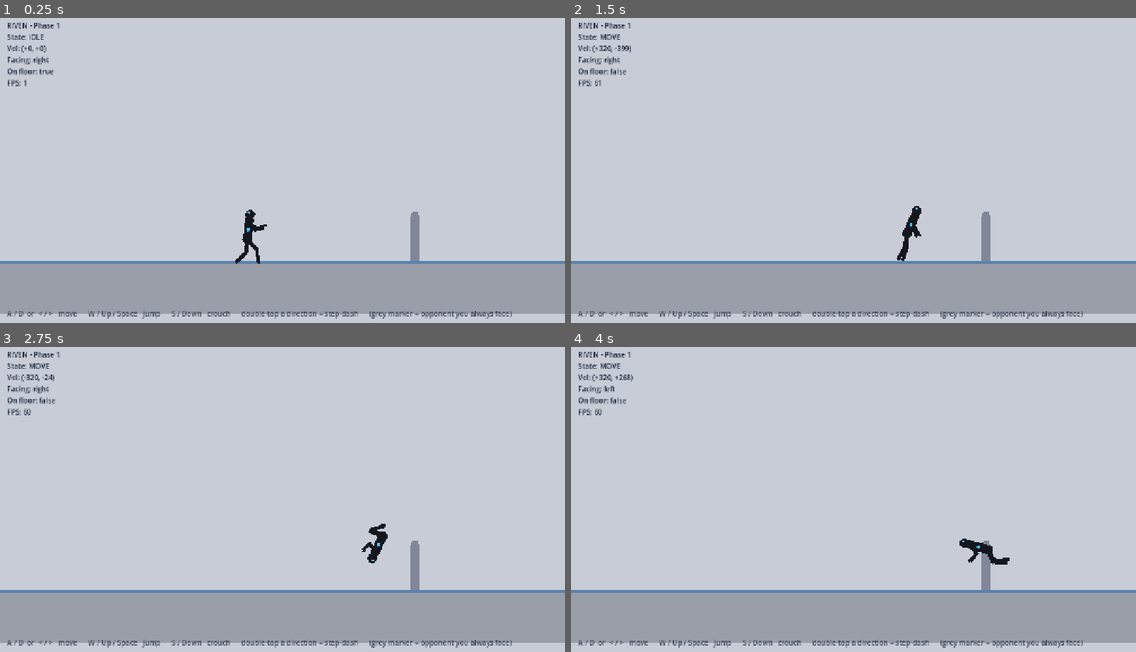
Above: before the commit, frames 1-4 (two rows, left to right).
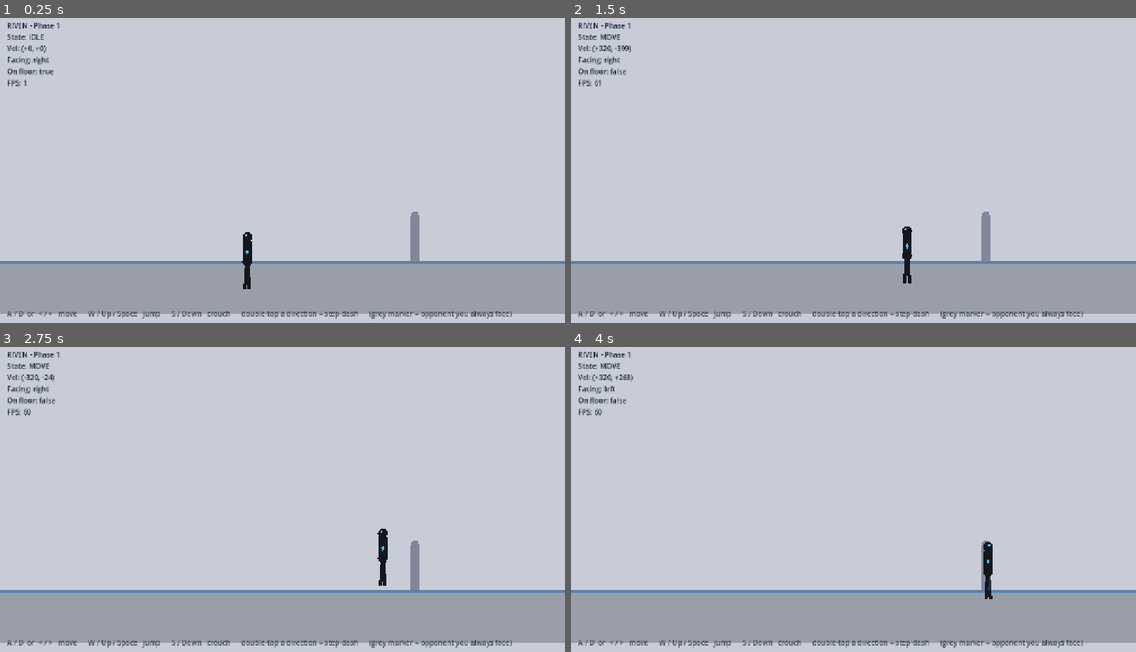
Above: after the commit, the same moments.

Repository: RJL-Marquez/RIVEN
Game: Godot game, scene res://scenes/Arena.tscn
Two runs of this game, one before a commit and one after it. Both use one fixed random seed, a clock stepped at 60 frames per second and the inputs below.
Inputs:
- Up to frame 1 (0.25 s): no input
- Up to frame 2 (1.5 s): tap Enter at 0.5 s; hold S (crouch) 0.53-1.28 s; hold D (move_right) from 0.53 s (still down); tap W (jump) at 0.77, 0.8, 1.07, 1.35 s
- Up to frame 3 (2.75 s): tap W (jump) at 1.52, 1.82, 2.3 s; tap S (crouch) at 1.55 s; release D (move_right) at 2.03 s; hold A (move_left) from 2.03 s (still down); tap J (attack) at 2.1 s
- Up to frame 4 (4 s): release A (move_left) at 2.78 s; hold D (move_right) from 2.78 s (still down); tap L (block) at 2.85 s; tap W (jump) at 3.02, 3.32, 3.77, 3.8 s; tap S (crouch) at 3.05 s; hold S (crouch) from 3.53 s (still down)

The runs differ from the first frame. In frame 1, 0.4% of the frame differs, in the area x 41-48%, y 62-89%; in frame 2, 0.3%; in frame 3, 0.4%; in frame 4, 0.4%, in the area x 68-78%, y 62-83%.

Commit message:
Phase 1: bake rig into scene nodes + AnimationPlayer for visual keyframing
Convert the fighter from a procedurally-posed rig to a real scene-node rig so
the moves can be keyframed visually in Godot's Animation panel:

- tools/build_rig_scene.gd generates Fighter.tscn with the bones as actual
  nodes (Rig > Root > pelvis > torso/head/arms/legs, each with a Polygon2D),
  plus an AnimationPlayer holding an animation slot per state (idle seeded with
  a sway; the rest are stubs to author).
- Root is a dedicated node for whole-body spins/position (flips, rolls,
  handspring); individual bones pose the limbs.
- fighter.gd now plays the animation matching each state (idle/walk/crouch/
  prejump/jump/land/lunge/handspring/airflip/roll) and handles movement/travel;
  the procedural posing (fighter_rig.gd) is retired but kept for reference.
- docs/TUNING.md rewritten as a keyframing guide.

Co-Authored-By: Claude Opus 4.8 <noreply@anthropic.com>

Diff:
--- a/actors/fighter/Fighter.tscn
+++ b/actors/fighter/Fighter.tscn
@@ -1,19 +1,296 @@
-[gd_scene load_steps=4 format=3]
-
-[ext_resource type="Script" path="res://actors/fighter/fighter.gd" id="1"]
-[ext_resource type="Script" path="res://actors/fighter/fighter_rig.gd" id="2"]
-
-[sub_resource type="CapsuleShape2D" id="cap"]
+[gd_scene format=3]
+
+[ext_resource type="Script" path="res://actors/fighter/fighter.gd" id="1_72gs3"]
+
+[sub_resource type="CapsuleShape2D" id="CapsuleShape2D_q78e4"]
 radius = 16.0
 height = 100.0
 
-[node name="Fighter" type="CharacterBody2D"]
-script = ExtResource("1")
-
-[node name="CollisionShape2D" type="CollisionShape2D" parent="."]
+[sub_resource type="Animation" id="Animation_l7ew3"]
+length = 0.6
+tracks/0/type = "value"
+tracks/0/imported = false
+tracks/0/enabled = true
+tracks/0/path = NodePath("Rig/Root:rotation")
+tracks/0/interp = 1
+tracks/0/loop_wrap = true
+tracks/0/keys = {
+"times": PackedFloat32Array(0),
+"transitions": PackedFloat32Array(1),
+"update": 0,
+"values": [0.0]
+}
+
+[sub_resource type="Animation" id="Animation_82kcb"]
+length = 0.6
+tracks/0/type = "value"
+tracks/0/imported = false
+tracks/0/enabled = true
+tracks/0/path = NodePath("Rig/Root:rotation")
+tracks/0/interp = 1
+tracks/0/loop_wrap = true
+tracks/0/keys = {
+"times": PackedFloat32Array(0),
+"transitions": PackedFloat32Array(1),
+"update": 0,
+"values": [0.0]
+}
+
+[sub_resource type="Animation" id="Animation_75iw0"]
+length = 0.6
+tracks/0/type = "value"
+tracks/0/imported = false
+tracks/0/enabled = true
+tracks/0/path = NodePath("Rig/Root:rotation")
+tracks/0/interp = 1
+tracks/0/loop_wrap = true
+tracks/0/keys = {
+"times": PackedFloat32Array(0),
+"transitions": PackedFloat32Array(1),
+"update": 0,
+"values": [0.0]
+}
+
+[sub_resource type="Animation" id="Animation_iexiq"]
+length = 1.4
+loop_mode = 1
+tracks/0/type = "value"
+tracks/0/imported = false
+tracks/0/enabled = true
+tracks/0/path = NodePath("Rig/Root/pelvis/torso:rotation")
+tracks/0/interp = 1
+tracks/0/loop_wrap = true
+tracks/0/keys = {
+"times": PackedFloat32Array(0, 0.7, 1.4),
+"transitions": PackedFloat32Array(1, 1, 1),
+"update": 0,
+"values": [-1.5707963267948966, -1.5184364492350666, -1.5707963267948966]
+}
+
+[sub_resource type="Animation" id="Animation_yk367"]
+length = 0.6
+tracks/0/type = "value"
+tracks/0/imported = false
+tracks/0/enabled = true
+tracks/0/path = NodePath("Rig/Root:rotation")
+tracks/0/interp = 1
+tracks/0/loop_wrap = true
+tracks/0/keys = {
+"times": PackedFloat32Array(0),
+"transitions": PackedFloat32Array(1),
+"update": 0,
+"values": [0.0]
+}
+
+[sub_resource type="Animation" id="Animation_go0fw"]
+length = 0.6
+tracks/0/type = "value"
+tracks/0/imported = false
+tracks/0/enabled = true
+tracks/0/path = NodePath("Rig/Root:rotation")
+tracks/0/interp = 1
+tracks/0/loop_wrap = true
+tracks/0/keys = {
+"times": PackedFloat32Array(0),
+"transitions": PackedFloat32Array(1),
+"update": 0,
+"values": [0.0]
+}
+
+[sub_resource type="Animation" id="Animation_lyinm"]
+length = 0.6
+tracks/0/type = "value"
+tracks/0/imported = false
+tracks/0/enabled = true
+tracks/0/path = NodePath("Rig/Root:rotation")
+tracks/0/interp = 1
+tracks/0/loop_wrap = true
+tracks/0/keys = {
+"times": PackedFloat32Array(0),
+"transitions": PackedFloat32Array(1),
+"update": 0,
+"values": [0.0]
+}
+
+[sub_resource type="Animation" id="Animation_gtv2l"]
+length = 0.6
+tracks/0/type = "value"
+tracks/0/imported = false
+tracks/0/enabled = true
+tracks/0/path = NodePath("Rig/Root:rotation")
+tracks/0/interp = 1
+tracks/0/loop_wrap = true
+tracks/0/keys = {
+"times": PackedFloat32Array(0),
+"transitions": PackedFloat32Array(1),
+"update": 0,
+"values": [0.0]
+}
+
+[sub_resource type="Animation" id="Animation_1ghra"]
+length = 0.6
+tracks/0/type = "value"
+tracks/0/imported = false
+tracks/0/enabled = true
+tracks/0/path = NodePath("Rig/Root:rotation")
+tracks/0/interp = 1
+tracks/0/loop_wrap = true
+tracks/0/keys = {
+"times": PackedFloat32Array(0),
+"transitions": PackedFloat32Array(1),
+"update": 0,
+"values": [0.0]
+}
+
+[sub_resource type="Animation" id="Animation_euc1n"]
+length = 0.6
+tracks/0/type = "value"
+tracks/0/imported = false
+tracks/0/enabled = true
+tracks/0/path = NodePath("Rig/Root:rotation")
+tracks/0/interp = 1
+tracks/0/loop_wrap = true
+tracks/0/keys = {
+"times": PackedFloat32Array(0),
+"transitions": PackedFloat32Array(1),
+"update": 0,
+"values": [0.0]
+}
+
+[sub_resource type="AnimationLibrary" id="AnimationLibrary_2v50a"]
+_data = {
+&"airflip": SubResource("Animation_l7ew3"),
+&"crouch": SubResource("Animation_82kcb"),
+&"handspring": SubResource("Animation_75iw0"),
+&"idle": SubResource("Animation_iexiq"),
+&"jump": SubResource("Animation_yk367"),
+&"land": SubResource("Animation_go0fw"),
+&"lunge": SubResource("Animation_lyinm"),
+&"prejump": SubResource("Animation_gtv2l"),
+&"roll": SubResource("Animation_1ghra"),
+&"walk": SubResource("Animation_euc1n")
+}
+
+[node name="Fighter" type="CharacterBody2D" unique_id=377766008]
+script = ExtResource("1_72gs3")
+
+[node name="CollisionShape2D" type="CollisionShape2D" parent="." unique_id=643750614]
 position = Vector2(0, -50)
-shape = SubResource("cap")
-
-[node name="Rig" type="Node2D" parent="."]
-script = ExtResource("2")
-accent_color = Color(0.286, 0.761, 1, 1)
+shape = SubResource("CapsuleShape2D_q78e4")
+
+[node name="Rig" type="Node2D" parent="." unique_id=858824927]
+
+[node name="Root" type="Node2D" parent="Rig" unique_id=273805289]
+
+[node name="pelvis" type="Node2D" parent="Rig/Root" unique_id=1357598364]
+
+[node name="torso" type="Node2D" parent="Rig/Root/pelvis" unique_id=1557795390]
+rotation = -1.5707964
+
+[node name="vis" type="Polygon2D" parent="Rig/Root/pelvis/torso" unique_id=1048539926]
+z_index = 5
+z_as_relative = false
+color = Color(0.08235294, 0.09019608, 0.12156863, 1)
+polygon = PackedVector2Array(6.123032e-16, 10, -5, 8.660254, -8.660254, 5, -10, 1.2246064e-15, -8.660254, -5, -5, -8.660254, -1.8369095e-15, -10, 44, -10, 49, -8.660254, 52.660255, -5, 54, 0, 52.660255, 5, 49, 8.660254, 44, 10)
+
+[node name="upper_arm_back" type="Node2D" parent="Rig/Root/pelvis/torso" unique_id=512738236]
+position = Vector2(38, 0)
+rotation = 3.2288592
+
+[node name="vis" type="Polygon2D" parent="Rig/Root/pelvis/torso/upper_arm_back" unique_id=27602514]
+z_as_relative = false
+color = Color(0.08235294, 0.09019608, 0.12156863, 1)
+polygon = PackedVector2Array(2.1430611e-16, 3.5, -1.75, 3.0310888, -3.0310888, 1.75, -3.5, 4.2861222e-16, -3.0310888, -1.75, -1.75, -3.0310888, -6.4291834e-16, -3.5, 22, -3.5, 23.75, -3.0310888, 25.03109, -1.75, 25.5, 0, 25.03109, 1.75, 23.75, 3.0310888, 22, 3.5)
+
+[node name="lower_arm_back" type="Node2D" parent="Rig/Root/pelvis/torso/upper_arm_back" unique_id=123791256]
+position = Vector2(22, 0)
+rotation = 0.13962634
+
+[node name="vis" type="Polygon2D" parent="Rig/Root/pelvis/torso/upper_arm_back/lower_arm_back" unique_id=981187323]
+z_as_relative = false
+color = Color(0.08235294, 0.09019608, 0.12156863, 1)
+polygon = PackedVector2Array(1.8369095e-16, 3, -1.5, 2.598076, -2.598076, 1.5, -3, 3.673819e-16, -2.598076, -1.5, -1.5, -2.598076, -5.5107286e-16, -3, 20, -3, 21.5, -2.598076, 22.598076, -1.5, 23, 0, 22.598076, 1.5, 21.5, 2.598076, 20, 3)
+
+[node name="upper_arm_front" type="Node2D" parent="Rig/Root/pelvis/torso" unique_id=1270657760]
+position = Vector2(38, 0)
+rotation = 3.0543263
+
+[node name="vis" type="Polygon2D" parent="Rig/Root/pelvis/torso/upper_arm_front" unique_id=331332482]
+z_index = 10
+z_as_relative = false
+color = Color(0.08235294, 0.09019608, 0.12156863, 1)
+polygon = PackedVector2Array(2.1430611e-16, 3.5, -1.75, 3.0310888, -3.0310888, 1.75, -3.5, 4.2861222e-16, -3.0310888, -1.75, -1.75, -3.0310888, -6.4291834e-16, -3.5, 22, -3.5, 23.75, -3.0310888, 25.03109, -1.75, 25.5, 0, 25.03109, 1.75, 23.75, 3.0310888, 22, 3.5)
+
+[node name="lower_arm_front" type="Node2D" parent="Rig/Root/pelvis/torso/upper_arm_front" unique_id=1506797544]
+position = Vector2(22, 0)
+rotation = 0.13962634
+
+[node name="vis" type="Polygon2D" parent="Rig/Root/pelvis/torso/upper_arm_front/lower_arm_front" unique_id=1645379989]
+z_index = 10
+z_as_relative = false
+color = Color(0.08235294, 0.09019608, 0.12156863, 1)
+polygon = PackedVector2Array(1.8369095e-16, 3, -1.5, 2.598076, -2.598076, 1.5, -3, 3.673819e-16, -2.598076, -1.5, -1.5, -2.598076, -5.5107286e-16, -3, 20, -3, 21.5, -2.598076, 22.598076, -1.5, 23, 0, 22.598076, 1.5, 21.5, 2.598076, 20, 3)
+
+[node name="head" type="Node2D" parent="Rig/Root/pelvis/torso" unique_id=1916867155]
+position = Vector2(44, 0)
+
+[node name="vis" type="Polygon2D" parent="Rig/Root/pelvis/torso/head" unique_id=787362227]
+z_index = 13
+z_as_relative = false
+color = Color(0.08235294, 0.09019608, 0.12156863, 1)
+polygon = PackedVector2Array(23, 0, 22.162674, 4.2095175, 19.778175, 7.7781744, 16.209518, 10.162675, 12, 11, 7.7904825, 10.162675, 4.2218256, 7.7781744, 1.8373251, 4.2095175, 1, 1.347067e-15, 1.8373251, -4.2095175, 4.2218256, -7.7781744, 7.7904825, -10.162675, 12, -11, 16.209518, -10.162675, 19.778175, -7.7781744, 22.162674, -4.2095175)
+
+[node name="eye" type="Polygon2D" parent="Rig/Root/pelvis/torso/head" unique_id=193804278]
+z_index = 22
+z_as_relative = false
+color = Color(0.28627452, 0.7607843, 1, 1)
+polygon = PackedVector2Array(18.6, -3, 18.402086, -2.005023, 17.838478, -1.1615225, 16.994976, -0.59791327, 16, -0.4000001, 15.005023, -0.59791327, 14.161523, -1.1615225, 13.597914, -2.005023, 13.4, -3, 13.597914, -3.994977, 14.161523, -4.8384776, 15.005023, -5.4020867, 16, -5.6, 16.994976, -5.4020867, 17.838478, -4.8384776, 18.402086, -3.994977)
+
+[node name="gem" type="Polygon2D" parent="Rig/Root/pelvis/torso" unique_id=4050799]
+z_index = 23
+z_as_relative = false
+color = Color(0.28627452, 0.7607843, 1, 1)
+polygon = PackedVector2Array(22, -4, 28, 0, 22, 4, 16, 0)
+
+[node name="upper_leg_back" type="Node2D" parent="Rig/Root/pelvis" unique_id=220990400]
+rotation = 1.6580628
+
+[node name="vis" type="Polygon2D" parent="Rig/Root/pelvis/upper_leg_back" unique_id=1915449371]
+z_as_relative = false
+color = Color(0.08235294, 0.09019608, 0.12156863, 1)
+polygon = PackedVector2Array(2.7553643e-16, 4.5, -2.25, 3.8971143, -3.8971143, 2.25, -4.5, 5.5107286e-16, -3.8971143, -2.25, -2.25, -3.8971143, -8.266093e-16, -4.5, 30, -4.5, 32.25, -3.8971143, 33.897114, -2.25, 34.5, 0, 33.897114, 2.25, 32.25, 3.8971143, 30, 4.5)
+
+[node name="lower_leg_back" type="Node2D" parent="Rig/Root/pelvis/upper_leg_back" unique_id=2026567947]
+position = Vector2(30, 0)
+
+[node name="vis" type="Polygon2D" parent="Rig/Root/pelvis/upper_leg_back/lower_leg_back" unique_id=133990940]
+z_as_relative = false
+color = Color(0.08235294, 0.09019608, 0.12156863, 1)
+polygon = PackedVector2Array(2.4492127e-16, 4, -2, 3.4641016, -3.4641016, 2, -4, 4.8984254e-16, -3.4641016, -2, -2, -3.4641016, -7.347638e-16, -4, 30, -4, 32, -3.4641016, 33.4641, -2, 34, 0, 33.4641, 2, 32, 3.4641016, 30, 4)
+
+[node name="upper_leg_front" type="Node2D" parent="Rig/Root/pelvis" unique_id=1202085290]
+rotation = 1.4835298
+
+[node name="vis" type="Polygon2D" parent="Rig/Root/pelvis/upper_leg_front" unique_id=557179120]
+z_index = 10
+z_as_relative = false
+color = Color(0.08235294, 0.09019608, 0.12156863, 1)
+polygon = PackedVector2Array(2.7553643e-16, 4.5, -2.25, 3.8971143, -3.8971143, 2.25, -4.5, 5.5107286e-16, -3.8971143, -2.25, -2.25, -3.8971143, -8.266093e-16, -4.5, 30, -4.5, 32.25, -3.8971143, 33.897114, -2.25, 34.5, 0, 33.897114, 2.25, 32.25, 3.8971143, 30, 4.5)
+
+[node name="lower_leg_front" type="Node2D" parent="Rig/Root/pelvis/upper_leg_front" unique_id=1437171210]
+position = Vector2(30, 0)
+
+[node name="vis" type="Polygon2D" parent="Rig/Root/pelvis/upper_leg_front/lower_leg_front" unique_id=794780049]
+z_index = 10
+z_as_relative = false
+color = Color(0.08235294, 0.09019608, 0.12156863, 1)
+polygon = PackedVector2Array(2.4492127e-16, 4, -2, 3.4641016, -3.4641016, 2, -4, 4.8984254e-16, -3.4641016, -2, -2, -3.4641016, -7.347638e-16, -4, 30, -4, 32, -3.4641016, 33.4641, -2, 34, 0, 33.4641, 2, 32, 3.4641016, 30, 4)
+
+[node name="hip" type="Polygon2D" parent="Rig/Root/pelvis" unique_id=1113228621]
+z_index = 4
+z_as_relative = false
+color = Color(0.08235294, 0.09019608, 0.12156863, 1)
+polygon = PackedVector2Array(11, 0, 10.162675, 4.2095175, 7.7781744, 7.7781744, 4.2095175, 10.162675, 6.735335e-16, 11, -4.2095175, 10.162675, -7.7781744, 7.7781744, -10.162675, 4.2095175, -11, 1.347067e-15, -10.162675, -4.2095175, -7.7781744, -7.7781744, -4.2095175, -10.162675, -2.0206005e-15, -11, 4.2095175, -10.162675, 7.7781744, -7.7781744, 10.162675, -4.2095175)
+
+[node name="AnimationPlayer" type="AnimationPlayer" parent="." unique_id=1099166126]
+libraries/ = SubResource("AnimationLibrary_2v50a")
--- a/actors/fighter/fighter.gd
+++ b/actors/fighter/fighter.gd
@@ -1,15 +1,15 @@
 class_name Fighter
 extends CharacterBody2D
-## Phase 1 fighter: grounded, deliberate movement plus acrobatic special
-## maneuvers triggered by input combos (all relative to facing, which is
-## opponent-relative):
-##   double-tap forward  -> lunge
-##   double-tap back     -> back handspring (flick)
-##   jump + forward      -> front flip (airborne)
-##   jump + back         -> back flip (airborne)
-##   crouch + forward    -> front roll (grounded)
-##   crouch + back       -> back roll (grounded, faster)
-## Each maneuver is a data-driven DashStyle asset in actors/fighter/moves/.
+## Phase 1 fighter. Movement, state machine, and the input-combo special moves
+## live here; the POSES are authored visually in the AnimationPlayer (one
+## animation per state: idle / walk / crouch / prejump / jump / land / lunge /
+## handspring / airflip / roll). This script just plays the animation that
+## matches the current state and moves the body.
+##
+## Input combos (relative to facing, which is opponent-relative):
+##   double-tap forward / back -> lunge / back handspring
+##   jump + forward / back     -> front / back flip
+##   crouch + forward / back   -> front / back roll
 
 @export_group("Movement feel")
 @export var walk_speed := 190.0
@@ -35,21 +35,20 @@
 enum State { IDLE, WALK, CROUCH, PREJUMP, JUMP, MOVE, LAND }
 
 const MOVES := "res://actors/fighter/moves/"
-const HANDSPRING_TRAVEL := 264.0   # 2 * FighterRig.FLIP_LEN; baked in at move end
 
 var facing := 1
 var state: State = State.IDLE
 
 var _state_time := 0.0
 var _dash_dir := 1
-var _spin_sign := 1
 var _active: DashStyle
 var _launched := false
 var _time := 0.0
 var _last_tap := {-1: -999.0, 1: -999.0}
 var _opponent: Node2D
 
-@onready var rig: FighterRig = $Rig
+@onready var rig: Node2D = $Rig
+@onready var anim: AnimationPlayer = $AnimationPlayer
 
 func _ready() -> void:
 	if opponent_path != NodePath(""):
@@ -93,7 +92,6 @@
 	var d := -1 if move < 0.0 else 1
 	var has_dir := absf(move) > 0.3
 
-	# double-tap a direction -> lunge (forward) / back handspring (back)
 	for dir in [-1, 1]:
 		var action := "move_left" if dir == -1 else "move_right"
 		if Input.is_action_just_pressed(action):
@@ -102,12 +100,10 @@
 				return true
 			_last_tap[dir] = _time
 
-	# jump + direction -> front / back flip (airborne)
 	if has_dir and Input.is_action_just_pressed("jump"):
 		_start_move(move_air_flip, d)
 		return true
 
-	# crouch + direction -> front / back roll (grounded)
 	if has_dir and Input.is_action_just_pressed("crouch"):
 		_start_move(move_roll_fwd if d == facing else move_roll_back, d)
 		return true
@@ -117,9 +113,7 @@
 func _start_move(m: DashStyle, dir: int) -> void:
 	_active = m
 	_dash_dir = dir
-	_spin_sign = dir
-	# Airborne moves (flips) wind up with a short crouch before launching;
-	# grounded moves start immediately.
+	# Airborne moves (flips) wind up with a short crouch before launching.
 	_launched = m.up <= 0.0
 	velocity.x = (dir * m.speed) if m.up <= 0.0 else 0.0
 	_set_state(State.MOVE)
@@ -168,7 +162,6 @@
 	var s := _active
 	var airborne := s.up > 0.0
 
-	# Airborne moves get a short crouch wind-up before launch (gather momentum).
 	if airborne and not _launched:
 		velocity.x = 0.0
 		if _state_time >= prejump_time:
@@ -177,32 +170,16 @@
 			_launched = true
 		return
 
-	if s.spin > 0.0:
-		var dur := (2.0 * s.up / gravity) if airborne else s.time
-		var elapsed := (_state_time - prejump_time) if airborne else _state_time
-		var prog := clampf(elapsed / maxf(dur, 0.05), 0.0, 1.0)
-		rig.set_spin(float(_spin_sign) * s.spin * TAU * prog)
 	if airborne:
 		velocity.x = _dash_dir * s.speed
 		if (_state_time - prejump_time) > 0.1 and is_on_floor() and velocity.y >= 0.0:
-			rig.set_spin(0.0)
 			_set_state(State.LAND)
 	else:
-		if s.kind == "handspring":
-			# Travel comes from the glued-hands pivot geometry (the rig moves the
-			# visual across the floor); bake that displacement into the body at
-			# the end so the collision follows without a mid-move slide.
-			velocity.x = 0.0
-			if _state_time > s.time:
-				position.x += HANDSPRING_TRAVEL * float(_spin_sign)
-				rig.set_spin(0.0)
-				_set_state(State.IDLE)
-		elif _state_time <= s.time:
+		if _state_time <= s.time:
 			velocity.x = _dash_dir * s.speed
 		elif _state_time <= s.time + s.recovery:
 			velocity.x = 0.0
 		else:
-			rig.set_spin(0.0)
 			_set_state(State.IDLE)
 
 func _state_land() -> void:
@@ -222,15 +199,17 @@
 	rig.scale.x = facing
 
 func _update_anim() -> void:
+	var name := "idle"
 	match state:
-		State.WALK: rig.set_anim("walk")
-		State.CROUCH: rig.set_anim("crouch")
-		State.PREJUMP: rig.set_anim("prejump")
-		State.JUMP: rig.set_anim("jump")
-		State.MOVE:
-			if _active != null and _active.up > 0.0 and not _launched:
-				rig.set_anim("prejump")
-			else:
-				rig.set_anim(_active.anim if _active else "idle")
-		State.LAND: rig.set_anim("land")
-		_: rig.set_anim("idle")
+		State.WALK: name = "walk"
+		State.CROUCH: name = "crouch"
+		State.PREJUMP: name = "prejump"
+		State.JUMP: name = "jump"
+		State.LAND: name = "land"
+		State.MOVE: name = (_active.anim if _active else "idle")
+		_: name = "idle"
+	_play(name)
+
+func _play(anim_name: String) -> void:
+	if anim.has_animation(anim_name) and anim.current_animation != anim_name:
+		anim.play(anim_name)
--- a/actors/fighter/moves/handspring.tres
+++ b/actors/fighter/moves/handspring.tres
@@ -5,8 +5,7 @@
 [resource]
 script = ExtResource("1_vwn1l")
 kind = "handspring"
-speed = 0.0
 time = 0.5
-recovery = 0.1
+recovery = 0.12
 spin = 1.0
 anim = "handspring"
--- /dev/null
+++ b/tools/build_rig_scene.gd
@@ -0,0 +1,169 @@
+extends SceneTree
+# One-shot: bake the fighter rig into a real scene-node hierarchy with an
+# AnimationPlayer, so the moves can be keyframed visually in the editor.
+# Run headlessly:
+#   Godot --headless --path <project> --script res://tools/build_rig_scene.gd
+#
+# Hierarchy produced (saved to res://actors/fighter/Fighter.tscn):
+#   Fighter (CharacterBody2D, fighter.gd)
+#     CollisionShape2D
+#     Rig (Node2D)           <- facing flip (scale.x) is applied here
+#       Root (Node2D)        <- keyframe this for whole-body spins / position
+#         pelvis ... torso/head/arms/legs (Node2D bones + Polygon2D visuals)
+#     AnimationPlayer        <- author move animations here (idle/walk/roll/...)
+
+const BODY := Color("#15171f")
+const ACCENT := Color("#49c2ff")
+const THIGH := 30.0
+const SHIN := 30.0
+
+const BONES := [
+	{"name": "pelvis",          "parent": "",               "pos": Vector2.ZERO,      "rest": 0.0,   "len": 0.0,   "w": 0.0},
+	{"name": "torso",           "parent": "pelvis",         "pos": Vector2.ZERO,      "rest": -90.0, "len": 44.0,  "w": 20.0},
+	{"name": "upper_arm_back",  "parent": "torso",          "pos": Vector2(38, 0),    "rest": 185.0, "len": 22.0,  "w": 7.0},
+	{"name": "lower_arm_back",  "parent": "upper_arm_back", "pos": Vector2(22, 0),    "rest": 8.0,   "len": 20.0,  "w": 6.0},
+	{"name": "upper_arm_front", "parent": "torso",          "pos": Vector2(38, 0),    "rest": 175.0, "len": 22.0,  "w": 7.0},
+	{"name": "lower_arm_front", "parent": "upper_arm_front","pos": Vector2(22, 0),    "rest": 8.0,   "len": 20.0,  "w": 6.0},
+	{"name": "upper_leg_back",  "parent": "pelvis",         "pos": Vector2.ZERO,      "rest": 95.0,  "len": THIGH, "w": 9.0},
+	{"name": "lower_leg_back",  "parent": "upper_leg_back", "pos": Vector2(THIGH, 0), "rest": 0.0,   "len": SHIN,  "w": 8.0},
+	{"name": "upper_leg_front", "parent": "pelvis",         "pos": Vector2.ZERO,      "rest": 85.0,  "len": THIGH, "w": 9.0},
+	{"name": "lower_leg_front", "parent": "upper_leg_front","pos": Vector2(THIGH, 0), "rest": 0.0,   "len": SHIN,  "w": 8.0},
+]
+
+const ANIMS := ["idle", "walk", "crouch", "prejump", "jump", "land", "lunge", "roll", "handspring", "airflip"]
+
+var _root: Node
+
+func _initialize() -> void:
+	var fighter := CharacterBody2D.new()
+	fighter.name = "Fighter"
+	fighter.set_script(load("res://actors/fighter/fighter.gd"))
+	_root = fighter
+
+	var col := CollisionShape2D.new()
+	col.name = "CollisionShape2D"
+	var cap := CapsuleShape2D.new()
+	cap.radius = 16.0
+	cap.height = 100.0
+	col.shape = cap
+	col.position = Vector2(0, -50)
+	fighter.add_child(col)
+
+	var rig := Node2D.new()
+	rig.name = "Rig"
+	fighter.add_child(rig)
+
+	var root := Node2D.new()
+	root.name = "Root"
+	rig.add_child(root)
+
+	var bones := {}
+	for b in BONES:
+		var node := Node2D.new()
+		node.name = b["name"]
+		var parent_node: Node2D = root if b["parent"] == "" else bones[b["parent"]]
+		parent_node.add_child(node)
+		node.position = b["pos"]
+		node.rotation = deg_to_rad(b["rest"])
+		bones[b["name"]] = node
+		if b["len"] > 0.0:
+			var poly := Polygon2D.new()
+			poly.name = "vis"
+			poly.polygon = _capsule(b["len"], b["w"])
+			poly.color = BODY
+			poly.z_as_relative = false
+			poly.z_index = _z_for(b["name"])
+			node.add_child(poly)
+
+	# Hip fill
+	_add_poly(bones["pelvis"], "hip", _circle(11.0, Vector2.ZERO), BODY, 4)
+	# Head + accent eye
+	var head := Node2D.new()
+	head.name = "head"
+	bones["torso"].add_child(head)
+	head.position = Vector2(44, 0)
+	bones["head"] = head
+	_add_poly(head, "vis", _circle(11.0, Vector2(12, 0)), BODY, 13)
+	_add_poly(head, "eye", _circle(2.6, Vector2(16, -3)), ACCENT, 22)
+	# Chest accent gem
+	_add_poly(bones["torso"], "gem", PackedVector2Array([
+		Vector2(22, -4), Vector2(28, 0), Vector2(22, 4), Vector2(16, 0)
+	]), ACCENT, 23)
+
+	# AnimationPlayer with a library of (mostly empty) animations to author.
+	var ap := AnimationPlayer.new()
+	ap.name = "AnimationPlayer"
+	fighter.add_child(ap)
+	var lib := AnimationLibrary.new()
+	for a in ANIMS:
+		lib.add_animation(a, _make_anim(a))
+	ap.add_animation_library("", lib)
+
+	_set_owner_recursive(fighter, fighter)
+
+	var packed := PackedScene.new()
+	packed.pack(fighter)
+	var err := ResourceSaver.save(packed, "res://actors/fighter/Fighter.tscn")
+	print("RIVEN rigged scene saved, err=", err)
+	quit()
+
+func _make_anim(anim_name: String) -> Animation:
+	var a := Animation.new()
+	a.length = 0.6
+	if anim_name == "idle":
+		# A tiny torso sway, as a live example of a track to copy.
+		a.length = 1.4
+		a.loop_mode = Animation.LOOP_LINEAR
+		var ti := a.add_track(Animation.TYPE_VALUE)
+		a.track_set_path(ti, "Rig/Root/pelvis/torso:rotation")
+		a.track_insert_key(ti, 0.0, deg_to_rad(-90.0))
+		a.track_insert_key(ti, 0.7, deg_to_rad(-87.0))
+		a.track_insert_key(ti, 1.4, deg_to_rad(-90.0))
+	else:
+		# Stub: hold the rest pose; author real keyframes in the editor.
+		var ti := a.add_track(Animation.TYPE_VALUE)
+		a.track_set_path(ti, "Rig/Root:rotation")
+		a.track_insert_key(ti, 0.0, 0.0)
+	return a
+
+# ---------------------------------------------------------------- helpers ---
+
+func _add_poly(parent_node: Node2D, pname: String, points: PackedVector2Array, color: Color, z: int) -> void:
+	var poly := Polygon2D.new()
+	poly.name = pname
+	poly.polygon = points
+	poly.color = color
+	poly.z_as_relative = false
+	poly.z_index = z
+	parent_node.add_child(poly)
+
+func _set_owner_recursive(node: Node, owner_node: Node) -> void:
+	for c in node.get_children():
+		c.owner = owner_node
+		_set_owner_recursive(c, owner_node)
+
+func _z_for(bone_name: String) -> int:
+	if "back" in bone_name:
+		return 0
+	if "front" in bone_name:
+		return 10
+	return 5
+
+func _capsule(length: float, width: float) -> PackedVector2Array:
+	var r := width * 0.5
+	var pts := PackedVector2Array()
+	var segs := 6
+	for i in range(segs + 1):
+		var ang := PI * 0.5 + PI * float(i) / segs
+		pts.append(Vector2(cos(ang), sin(ang)) * r)
+	for i in range(segs + 1):
+		var ang := -PI * 0.5 + PI * float(i) / segs
+		pts.append(Vector2(length, 0) + Vector2(cos(ang), sin(ang)) * r)
+	return pts
+
+func _circle(r: float, center: Vector2) -> PackedVector2Array:
+	var pts := PackedVector2Array()
+	for i in range(16):
+		var ang := TAU * float(i) / 16.0
+		pts.append(center + Vector2(cos(ang), sin(ang)) * r)
+	return pts
--- a/tools/make_dash_styles.gd
+++ b/tools/make_dash_styles.gd
@@ -9,7 +9,7 @@
 	DirAccess.make_dir_recursive_absolute(DIR)
 	#     file         kind          speed  time  recov  up     spin  anim
 	_save("lunge",      "lunge",      480.0, 0.22, 0.16,  0.0,   0.0,  "lunge")
-	_save("handspring", "handspring", 0.0,   0.50, 0.10,  0.0,   1.0,  "handspring")
+	_save("handspring", "handspring", 480.0, 0.50, 0.12,  0.0,   1.0,  "handspring")
 	_save("air_flip",   "airflip",    320.0, 0.0,  0.10,  420.0, 1.0,  "airflip")
 	_save("roll_fwd",   "roll",       340.0, 0.52, 0.14,  0.0,   1.0,  "roll")
 	_save("roll_back",  "roll",       360.0, 0.46, 0.12,  0.0,   1.0,  "roll")
Not shown, added: tools/build_rig_scene.gd.uid
Not shown, changed: docs/TUNING.md
